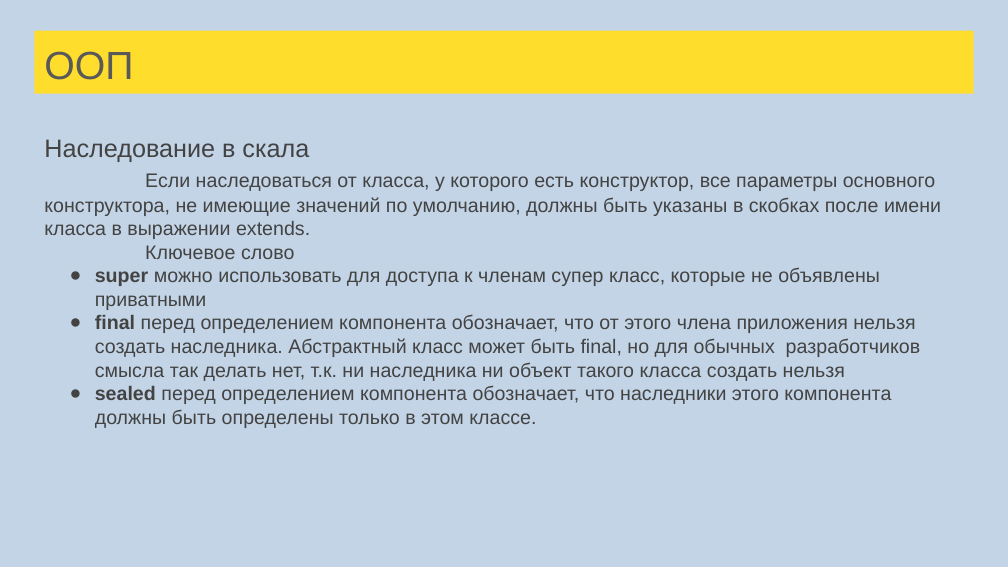
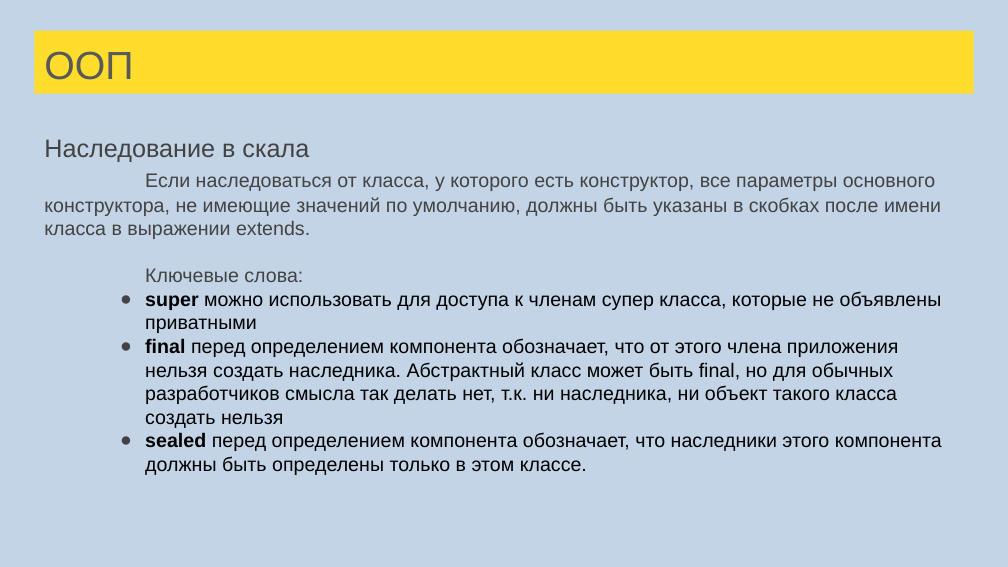
Before and after one commit to sergeypopov83/scala-school, a slide deck: slide 106 of src/main/resources/Лекции Scala для FinTech.pptx (slide 104 before the commit). Drawn at 1008x567 pixels with LibreOffice and Linux fonts; fonts in the diff are those of the drawing. Boxes give left, top, right and bottom in pixels: in the first picture for what was removed or moved away, otherwise in the second. Text is boxed around its words. In the diff, an @@ line names an element or a change of style, - is before the commit and + after.

```diff
--- a/src/main/resources/Лекции Scala для FinTech.pptx
+++ b/src/main/resources/Лекции Scala для FinTech.pptx
@@ text at <box>145,268,942,428</box>: text changed; text colour #434343 to #000000 @@
-Ключевое слово
-● super можно использовать для доступа к членам супер класс, которые не объявлены приватными
-● final перед определением компонента обозначает, что от этого члена приложения нельзя создать наследника. Абстрактный класс может быть final, но для обычных разработчиков смысла так делать нет, т.к. ни наследника ни объект такого класса создать нельзя
+Ключевые слова:
+● super можно использовать для доступа к членам супер класса, которые не объявлены приватными
+● final перед определением компонента обозначает, что от этого члена приложения нельзя создать наследника. Абстрактный класс может быть final, но для обычных разработчиков смысла так делать нет, т.к. ни наследника, ни объект такого класса создать нельзя
@@ text at <box>145,432,942,475</box>: text colour #434343 to #000000 in "sealed перед определением компонента обозначает, что наследн ..."; indent changed @@
```
Also in this commit, not shown: 25 other slides changed, 3 slides added, 1 other file.
